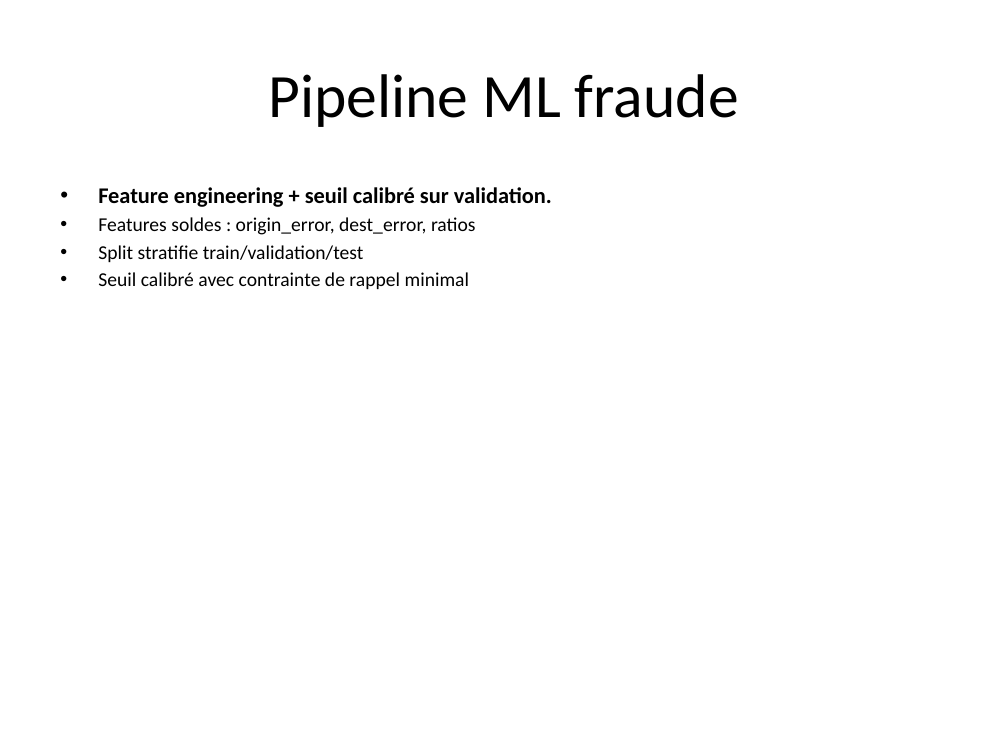
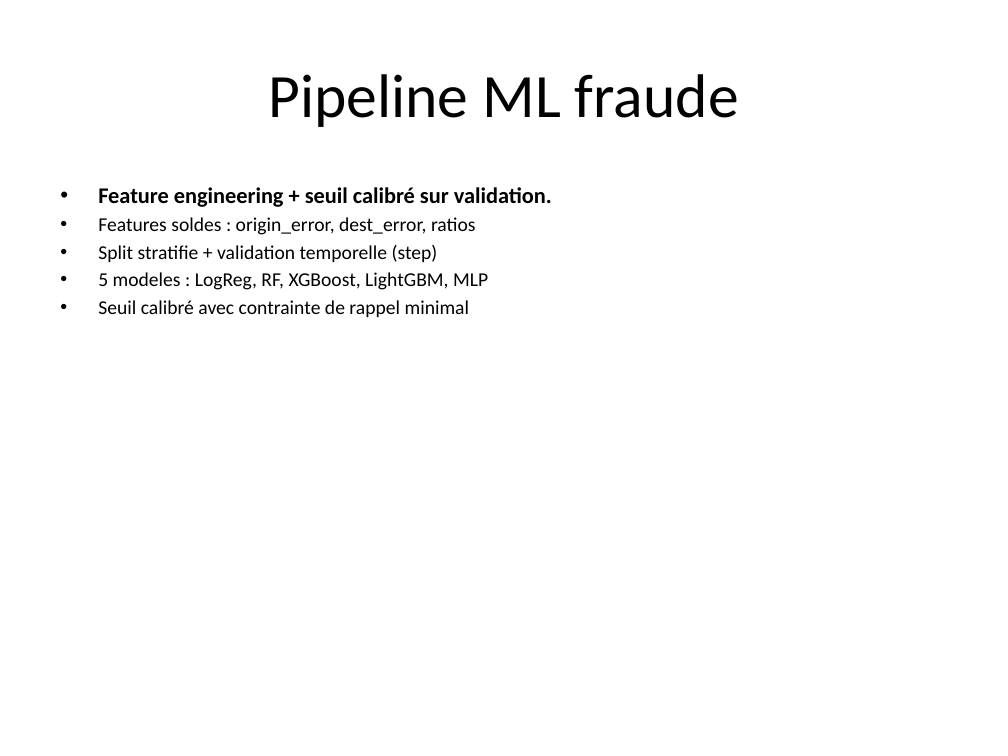
Before and after one commit to itsKokou/projet_ml, a slide deck: slide 6 of reports/presentation_finale.pptx. Drawn at 1008x756 pixels with LibreOffice and Linux fonts; fonts in the diff are those of the drawing. Boxes give left, top, right and bottom in pixels: in the first picture for what was removed or moved away, otherwise in the second. Text is boxed around its words. In the diff, an @@ line names an element or a change of style, - is before the commit and + after.

```diff
--- a/reports/presentation_finale.pptx
+++ b/reports/presentation_finale.pptx
@@ text at (98, 245, 488, 290): text changed @@
-• Split stratifie train/validation/test
+• Split stratifie + validation temporelle (step)
+• 5 modeles : LogReg, RF, XGBoost, LightGBM, MLP
```
Also in this commit, not shown: 5 other slides changed, 51 other files.
